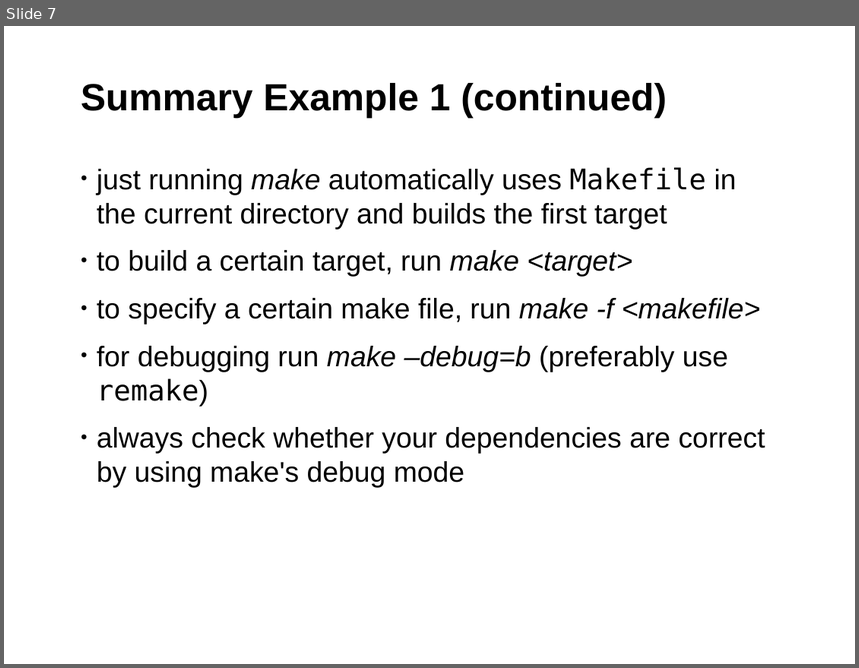
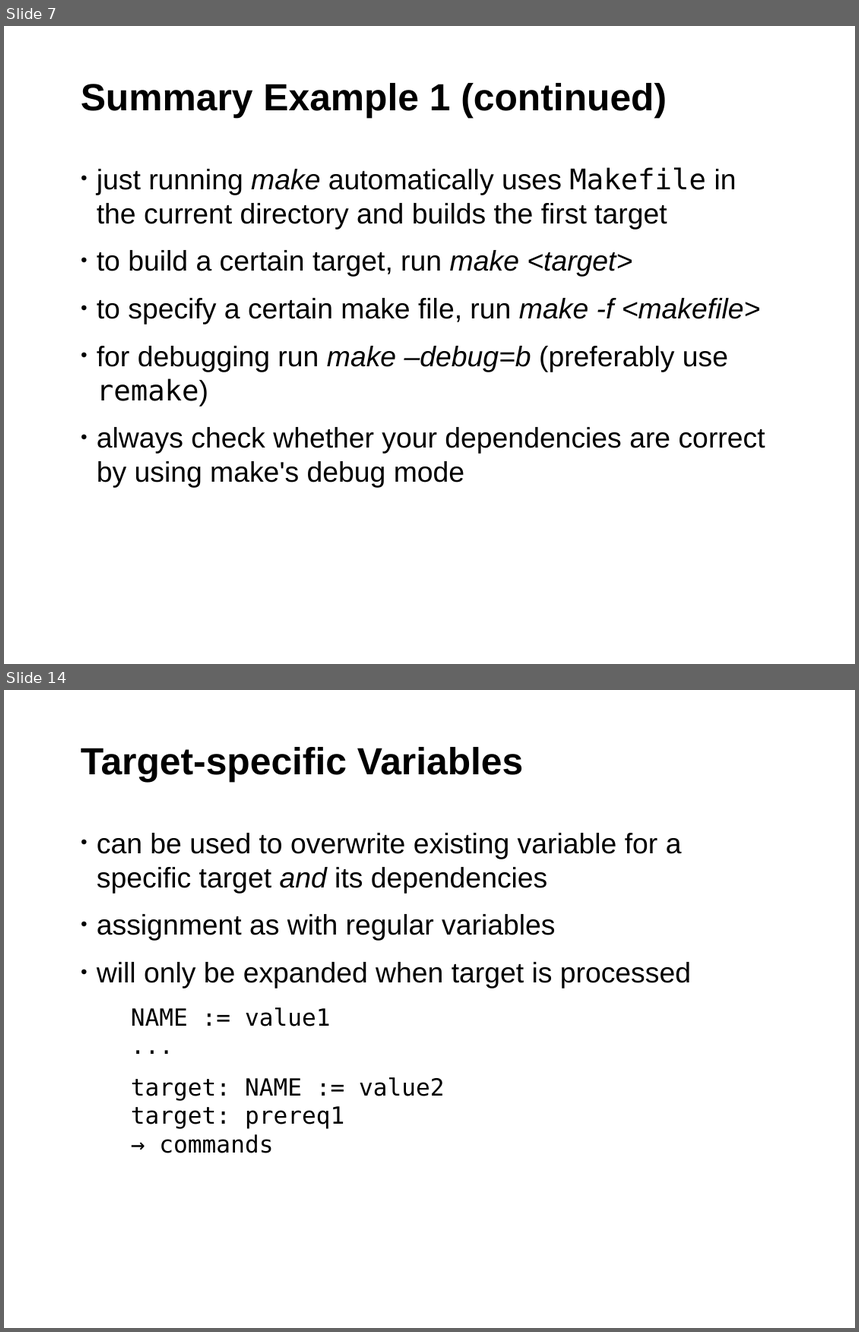
Before and after one commit to fsundermeyer/GNU_make_workshop, a slide deck: GNU_make_03_2015.odp. Shown one above the other, each under a label of ours: slide 7 before the commit, slides 7 and 14 after it; the slides between them are not shown. The pictures are 859x668 and 859x1332 pixels, drawn with LibreOffice and Linux fonts; fonts in the diff are those of the drawing; background and template pictures are left out. Boxes give left, top, right and bottom in pixels: in the first picture for what was removed or moved away, otherwise in the second. Text is boxed around its words. In the diff, an @@ line names an element or a change of style, - is before the commit and + after.

Commit message:
Part 2 of the GNU Make Workshop
Explaining rules, rule types, variables and vpath. The example contains an
enhanced version of the basic makefile using the stuff learned in this lesson.

```diff
--- a/GNU_make_03_2015.odp
+++ b/GNU_make_03_2015.odp
@@ slide 14 added at (4, 690, 855, 1328), background #FFFFFF; not listed: 1 template element that a slide beside it also shows @@
@@ title added at (81, 747, 524, 783), 32 pt, text #000000, bold @@
+Target-specific Variables
@@ text added at (97, 833, 691, 1154), 24 pt, text #000000 @@
+• can be used to overwrite existing variable for a specific target and its dependencies
+• assignment as with regular variables
+• will only be expanded when target is processed
+NAME := value1
+...
+target: NAME := value2
+target: prereq1
+→ commands
```
Also in this commit, not shown: 12 other slides added, 1 other file.
